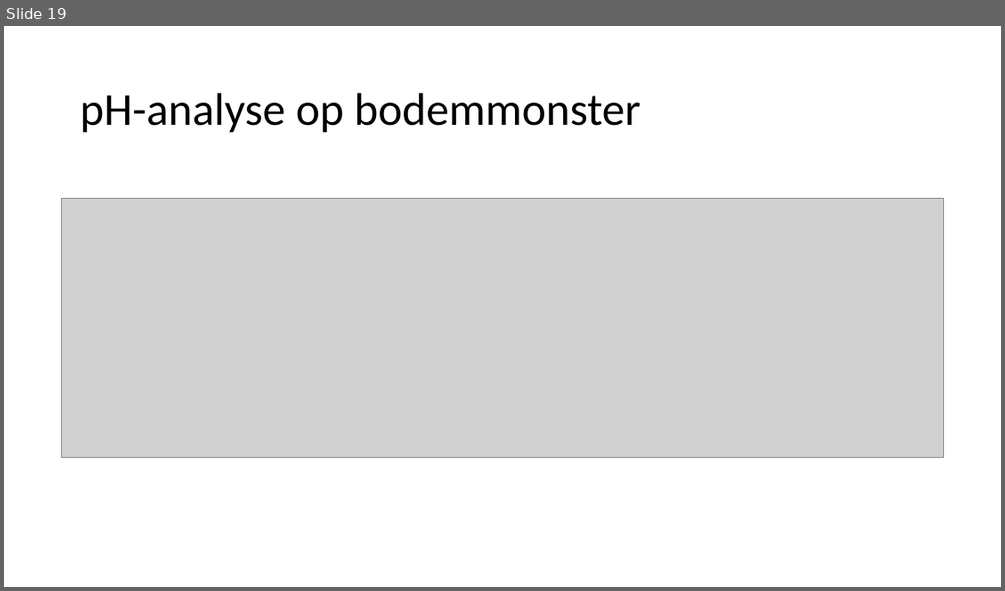
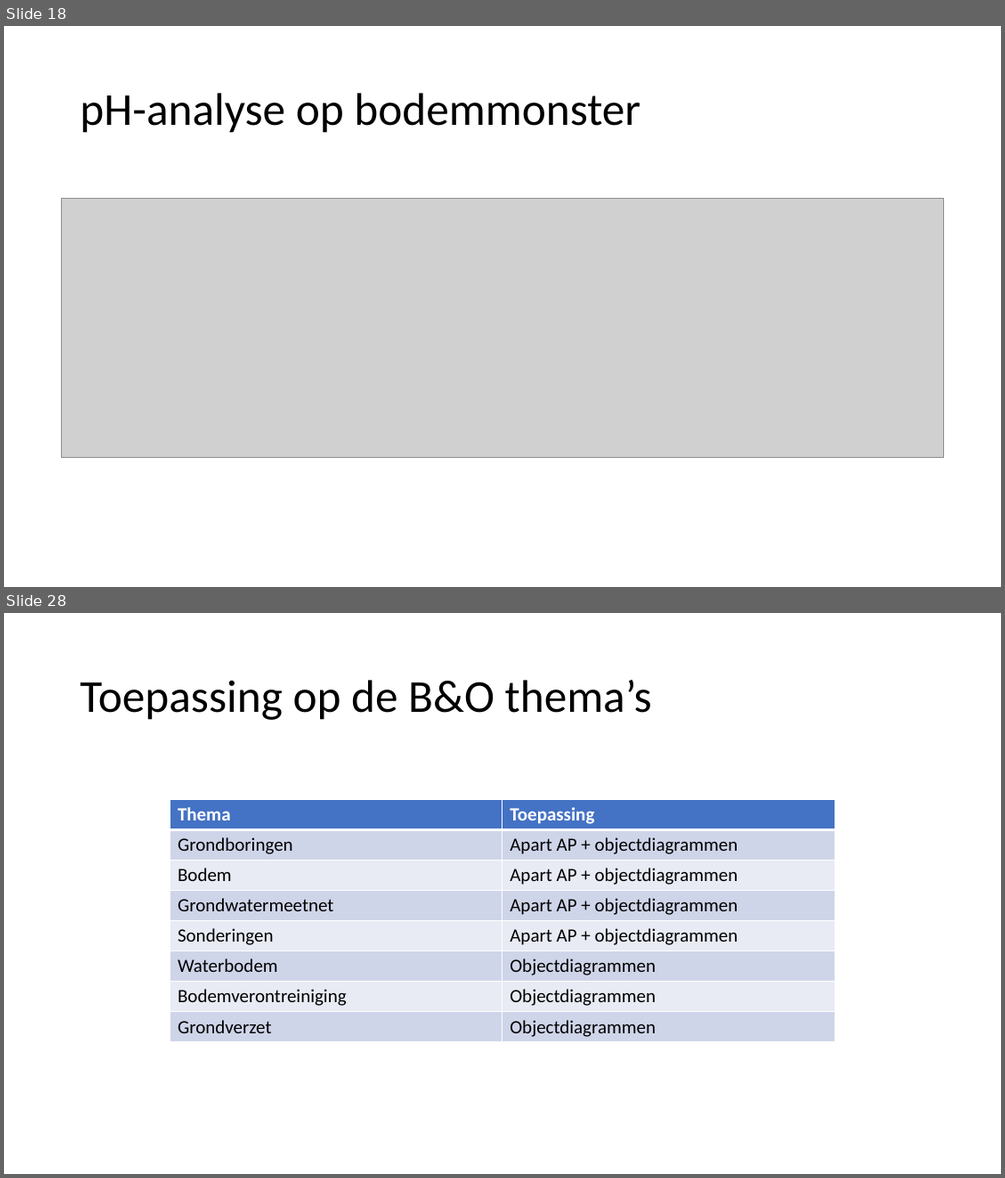
Before and after one commit to Informatievlaanderen/OSLOthema-bodemEnOndergrond, a slide deck: resources/consolidatie/WerkgroepConsolidatie20210531.pptx. Shown one above the other, each under a label of ours: slide 19 before the commit, slides 18 and 28 after it; the slides between them are not shown. The pictures are 1005x591 and 1005x1178 pixels, drawn with LibreOffice and Linux fonts; fonts in the diff are those of the drawing; grey boxes stand for pictures. Boxes give left, top, right and bottom in pixels: in the first picture for what was removed or moved away, otherwise in the second. Text is boxed around its words. In the diff, an @@ line names an element or a change of style, - is before the commit and + after.

```diff
--- a/resources/consolidatie/WerkgroepConsolidatie20210531.pptx
+++ b/resources/consolidatie/WerkgroepConsolidatie20210531.pptx
@@ slide 28 added at [4, 613, 1001, 1174], background #FFFFFF @@
@@ title added at [80, 680, 652, 720], 44 pt, text #000000 @@
+Toepassing op de B&O thema’s
@@ table added at [170, 799, 834, 1041], 8 rows, 2 columns @@
+Thema | Toepassing
+Grondboringen | Apart AP + objectdiagrammen
+Bodem | Apart AP + objectdiagrammen
+Grondwatermeetnet | Apart AP + objectdiagrammen
+Sonderingen | Apart AP + objectdiagrammen
+Waterbodem | Objectdiagrammen
+Bodemverontreiniging | Objectdiagrammen
+Grondverzet | Objectdiagrammen
@@ what was slide 19 is now slide 18 @@
```
Also in this commit, not shown: 1 slide changed, 14 other slides added, 5 slides removed.
